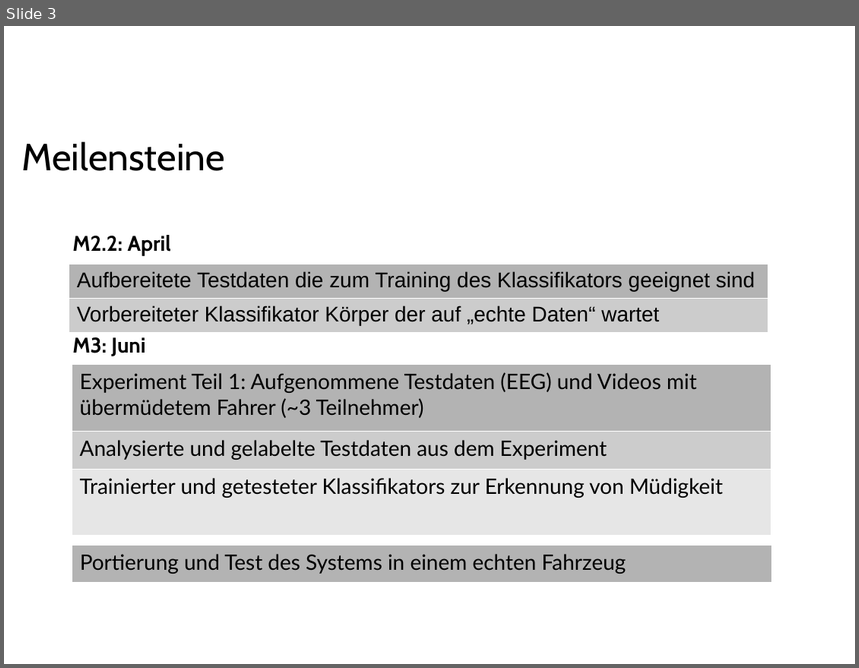
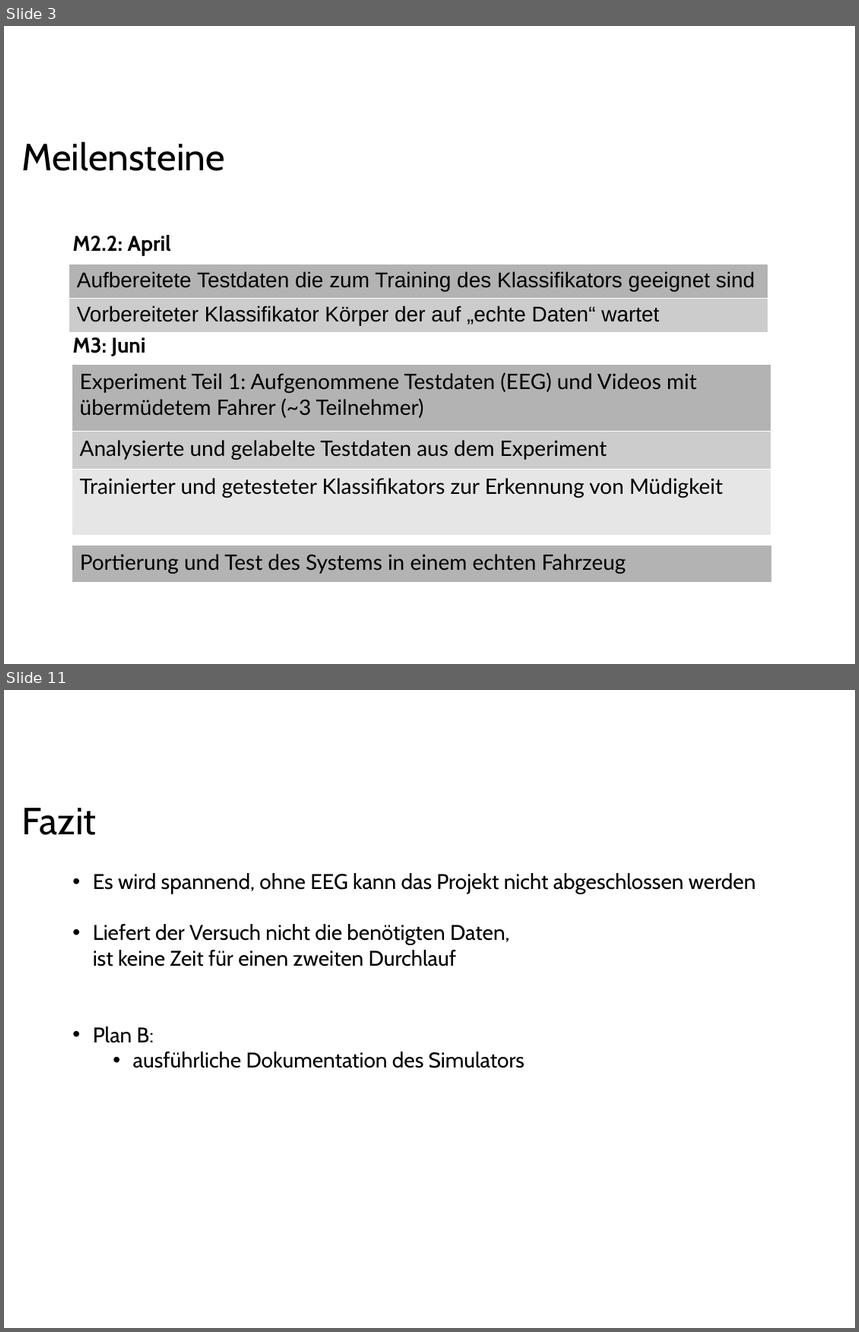
Before and after one commit to ppasler/current-adas, a slide deck: project/Zwischenstand.odp. Shown one above the other, each under a label of ours: slide 3 before the commit, slides 3 and 11 after it; the slides between them are not shown. The pictures are 859x668 and 859x1332 pixels, drawn with LibreOffice and Linux fonts; fonts in the diff are those of the drawing; background and template pictures are left out. Boxes give left, top, right and bottom in pixels: in the first picture for what was removed or moved away, otherwise in the second. Text is boxed around its words. In the diff, an @@ line names an element or a change of style, - is before the commit and + after.

```diff
--- a/project/Zwischenstand.odp
+++ b/project/Zwischenstand.odp
@@ slide 11 added at (4, 690, 855, 1328), background #FFFFFF @@
@@ text added at (22, 808, 97, 835), 32 pt, text #000000 @@
+Fazit
@@ text added at (93, 873, 756, 1068), 18 pt, text #000000 @@
+• Es wird spannend, ohne EEG kann das Projekt nicht abgeschlossen werden
+• Liefert der Versuch nicht die benötigten Daten,
+  ist keine Zeit für einen zweiten Durchlauf
+• Plan B:
+    • ausführliche Dokumentation des Simulators
```
Also in this commit, not shown: 5 slides changed, 3 other slides added, 4 slides removed, 6 other files.
